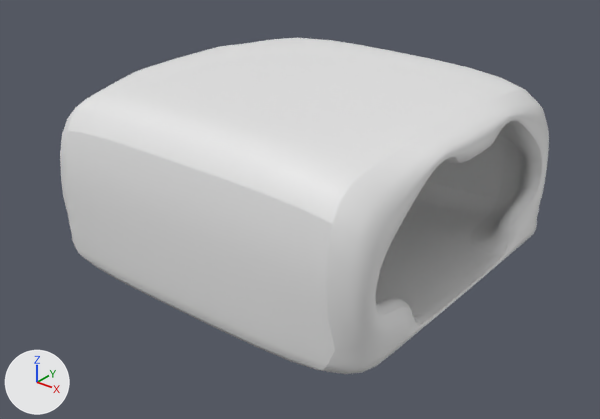
Two versions of the Blender file Content/Models/BlendFiles/SpaceCorridor2.blend, one commit apart.
One viewpoint serves both versions: a 50 mm camera at (10.23, -13.08, 8.81) aimed at (0.12, -0.45, 0.97). The axes (+X, +Y, +Z) are drawn at lower left. The lights are the same throughout.

Objects in the first picture: 'Corridor2'.
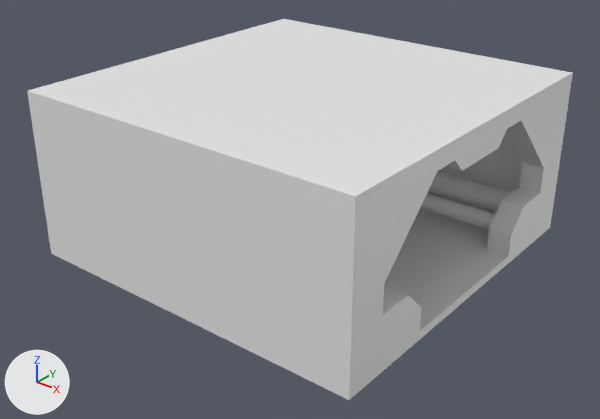
Changed parts and their boxes [x1, y1, x2, y2] in the pictures (600 x 419 px):
'Corridor2', reshaped, modifiers changed (12% wider, 13% taller)
    before: [60, 38, 549, 374]
    after: [27, 19, 573, 400]
'Corridor2Pipes', now drawn
    after: [420, 171, 515, 230]
part 1 of me_cube_001, built on
    before: [99, 39, 542, 325]
    after: [96, 31, 544, 330]

Diff of the bpy script that builds the scene:
```diff
--- a/Content/Models/BlendFiles/SpaceCorridor2.blend.py
+++ b/Content/Models/BlendFiles/SpaceCorridor2.blend.py
@@ me_cube_001 @@
 # used by ob_corridor2; location = (0.0, 0.0, 0.0)
-me_cube_001.from_pydata(...)  # 59 vertices, 44 faces; spans x 0.0..4.0, y -4.0..0.0, z 0.0..3.7
+me_cube_001.from_pydata(...)  # 289 vertices, 271 faces; spans x 0.0..4.0, y -4.0..0.0, z 0.0..3.7
+# me_cube_001 part 1
+# 4 vertices are removed from x 0.0..4.0, y -1.33..0.0, z 3.35..3.7
+# 27 faces are deleted
+# 8 vertices move from x 0.0..4.0, y -2.9..-0.67, z 0.0..3.7 to x 0.0..4.0, y -2.3..-0.7, z 0.0..3.7
+# 33 vertices are added at x 0.0..3.32, y -2.26..-1.0, z 2.79..3.7
+# 11 new vertices lie (-0.1, 0.0, 0.0) away from vertices in x 3.5, y -3.6..0.0, z 0.2..3.3
+# 11 new vertices lie (0.1, 0.0, 0.0) away from vertices in x 0.0, y -3.6..0.0, z 0.2..3.3
+# 11 new vertices lie (-0.25, 0.0, 0.0) away from vertices in x 4.0, y -3.1..0.0, z 0.2..3.3
+# 11 new vertices lie (1.6, 0.0, 0.0) away from vertices in x 0.1, y -3.6..0.0, z 0.2..3.3
+# 11 new vertices lie (-1.6, 0.0, 0.0) away from vertices in x 3.4, y -3.6..0.0, z 0.2..3.3
+# 8 new vertices lie (0.0, 0.06, 0.06) away from vertices in x 0.0..4.0, y -2.3, z 2.6
+# 6 new vertices lie (0.0, -0.3, -0.3) away from vertices in x 0.0..4.0, y -1.6, z 3.3
+# 8 new vertices lie (0.0, -0.2, 0.2) away from vertices in x 0.1..3.4, y -2.3..-1.9, z 2.6..3.0
+# 8 new vertices lie (0.0, -0.06, -0.06) away from vertices in x 0.0..4.0, y -2.1..-1.9, z 3.0..3.2
+# 8 new vertices lie (-0.08, 0.0, 0.0) away from vertices in x 3.4, y -2.5..-1.9, z 2.6..3.2
+# 8 new vertices lie (-1.52, 0.0, 0.0) away from vertices in x 1.7..3.32, y -2.5..-1.9, z 2.6..3.2
+# 10 new vertices lie (0.0, 0.06, 0.06) away from vertices in x 0.1..3.4, y -2.5..-2.24, z 2.66..2.86
+# 14 new vertices lie (0.0, 0.05, 0.05) away from vertices in x 0.0..4.0, y -2.38..-2.18, z 2.66..2.92
+# 16 new vertices lie (0.0, 0.06, 0.06) away from vertices in x 0.0..4.0, y -2.44..-2.13, z 2.71..2.97
+# 14 new vertices lie (0.0, -0.07, 0.07) away from vertices in x 0.18..3.32, y -2.24..-1.96, z 2.66..2.94
+# 10 new vertices lie (0.0, 0.05, 0.05) away from vertices in x 0.1..3.4, y -2.38..-2.07, z 2.83..3.03
+# 10 new vertices lie (0.0, 0.06, 0.06) away from vertices in x 0.0..4.0, y -2.33..-2.02, z 2.77..2.97
+# 8 new vertices lie (0.0, 0.06, 0.06) away from vertices in x 0.0..4.0, y -2.07..-1.96, z 2.83..2.94
+# 10 new vertices lie (4.0, 0.0, 0.0) away from vertices in x 0.0, y -2.24..-0.67, z 3.7
+# 8 new vertices lie (1.55, 0.0, 0.0) away from vertices in x 0.15..1.8, y -1.9..-1.64, z 3.04..3.3
+# 254 new faces join them
@@ ob_corridor2 @@
 _m = ob_corridor2.modifiers.new('Array', 'ARRAY')
 _m.constant_offset_displace = (0.0, 0.0, 0.0)
-_m.relative_offset_displace = (0.0, 0.0, 1.0)
-_m = ob_corridor2.modifiers.new('Subdivision', 'SUBSURF')
-_m.levels = 0
-_m.render_levels = 3
+_m.relative_offset_displace = (-1.0, 0.0, 0.0)
```
